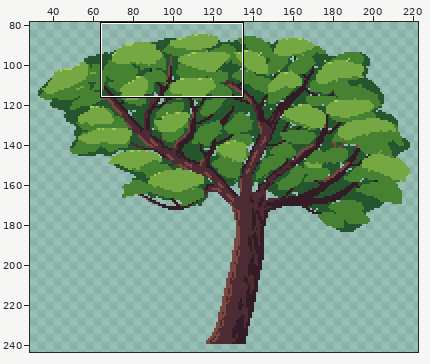
Pixel-art file: assets/tiles/arvore_pequena.ase. Above, an overview of the earlier version with the close-up marked.
Close-up. Earlier state:
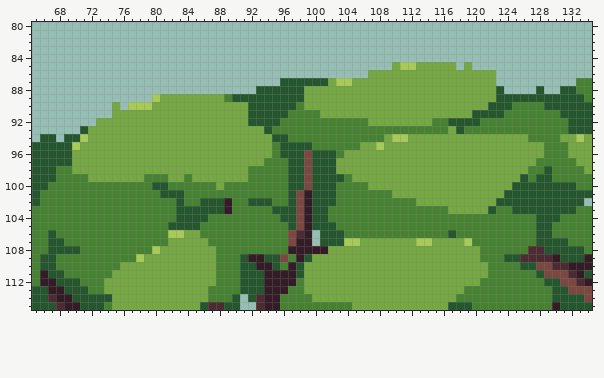
256x256 pixels, 1 frame. Shown: x 65..134, y 80..115. The wide view leaves out empty margins.
The same view after the edit:
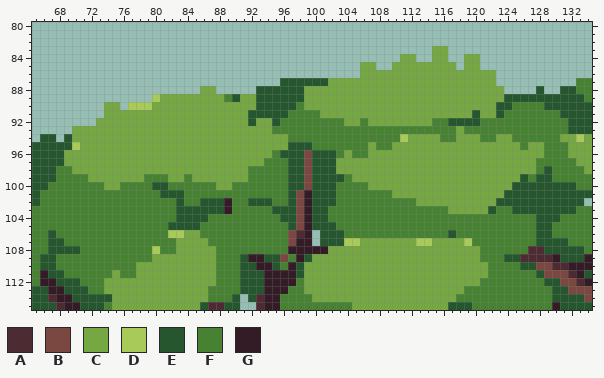
Palette (. is transparent): A #4d2b32  B #7a4841  C #75a743  D #a8ca58  E #25562e  F #468232  G #341c27
Difference:
layer "detalhes_superior" added
--- layer "detalhes_superior"
@@ x 65..134 @@
  82 ......................................................................
- 83 ......................................................................
- 84 ......................................................................
- 85 .............................................CDDCCCCC.C...............
- 86 ..........................................CCCCCCCCCCCCCCCC............
- 87 ...............................EEEEEECDDCCCCCCCCCCCCCCCCCC..........FF
- 88 ............................EEEEEECCCCCCCCCCCCCCCCCCCCCCCCE....E..EEFF
- 89 ...............DCCCCCCCCFEEEEEEEEECCCCCCCCCCCCCCCCCCCCCCCCEEEEEEEEEEEF
- 90 ..........C.DDDCCCCCCCCCCCCEEEEEEFCCCCCCCCCCCCCCCCCCCCCCCEEEFFFFEEEEEE
- 91 ..........CCCCCCCCCCCCCCCCCEEEEEFFFFCCCCCCCCCCCCCCCCCCCEEEEFFFFFFFEEEE
- 92 ........CCCCCCCCCCCCCCCCCCCEEEEFFFFFFFFFFFCCCCCCCCFFEEEEFFFFFFFFFFFEEE
- 93 ......ECCCCCCCCCCCCCCCCCCCCCCEFFFFFFFFFFFFFFFFFFFFFFCEFFFFFFFFFFFFFEEE
- 94 .EE.EEDCCCCCCCCCCCCCCCCCCCCCCCEEFFFFFFFFFFFFCDDCCCCCCCCCCCCCCCFFFFCCDC
- 95 EEEEEDCCCCCCCCCCCCCCCCCCCCCCCCFEEEEFFFFFFCCDCCCCCCCCCCCCCCCCCCCCFFFCCC
- 96 EEEEECCCCCCCCCCCCCCCCCCCCCCCCCFEEEBEEEFCCCCCCCCCCCCCCCCCCCCCCCCCFFFCCC
- 97 EEEEECCCCCCCCCCCCCCCCCCCCCCCCFFFEEBEEECCCCCCCCCCCCCCCCCCCCCCCCCFFFFFCC
- 98 EEEFFCCCCCCCCCCCCCCCCCCCCCCFFFFFEEBEEECCCCCCCCCCCCCCCCCCCCCCCCFFEFFFFC
+ 83 ..................................................CC..................
+ 84 ..............................................CC..CC..CC..............
+ 85 .........................................CC..CCCCCCCC.CC..............
+ 86 .........................................CCCCCCCCCCCCCCCCC............
+ 87 ...............................EEEEEECCCCCCCCCCCCCCCCCCCCC..........FF
+ 88 .....................CC.....EEEEEECCCCCCCCCCCCCCCCCCCCCCCCC....E..EEFF
+ 89 ...............DCCCCCCCCFECCEEEEEECCCCCCCCCCCCCCCCCCCCCCCCCEEEEEEEEEEF
+ 90 .........CC.DDDCCCCCCCCCCCCCEEEEEFCCCCCCCCCCCCCCCCCCCCCCCCEEFFFFEEEEEE
+ 91 .........CCCCCCCCCCCCCCCCCCEEEEEFFFFCCCCCCCCCCCCCCCCCCCECCEFFFFFFFEEEE
+ 92 ........CCCCCCCCCCCCCCCCCCCECCEFFFFFFFFCCFCCCCCCCCFFEEEEFFFFFFFFFFFEEE
+ 93 .....CCCCCCCCCCCCCCCCCCCCCCCCCFFFFFFFFFFFFFFFFFFFFFFFCFFFFFFFFFFFFFEEE
+ 94 .EE.ECCCCCCCCCCCCCCCCCCCCCCCCCCCFFFFFFFFFFFFFFDCCCCFFCCCFFCCFFFFFFCCDC
+ 95 EEEEEDCCCCCCCCCCCCCCCCCCCCCCCCCCEEEFFFFFFFCFFCCCCCCCCCCCCCCCCFCCFFFCCC
+ 96 EEEECCCCCCCCCCCCCCCCCCCCCCCCCCFEEEBEEEFCFFCCCCCCCCCCCCCCCCCCCCCCFFFCCC
+ 97 EEEECCCCCCCCCCCCCCCCCCCCCCCCCFFFEEBEEECCCCCCCCCCCCCCCCCCCCCCCCCFFFFFCC
+ 98 EEEFFCCCCCCCCCCCCCCCCCCCCCCFFFFFEEBEEECCCCCCCCCCCCCCCCCCCCCCCCCFEFFFFC
  99 EEEFFFFCCCCCCCFFFCCFCCCCCCCFFFFFEEBEEEEFCCCCCCCCCCCCCCCCCCCCCEFEEFFFFF
-100 EEFFFFFFFFFFFFFEEFFFFFFCFFFFFFFFEEBEEEFFFFCCCCCCCCCCCCCCCCCCEEEEEEEEFF
+100 EEFFFFFFFCCFFFFEEFFFFFFCCFFFFFFFEEBEEEFFFFCCCCCCCCCCCCCCCCCCEEEEEEEEFF
 101 EFFFFFFFFFFFFFFFEEEFFFFFFFFFFFFFEBGEEEFFFFFFFCCCCCCCCCCCCCCEEEEEEEEEEE
@@ x 74..84 @@
 106 FFFFFFFFDDC
-107 FFFFFFFFCCC
-108 FFFFFFDCCCC
-109 FFFFDCCCCCC
-110 FFCCCCCCCCC
-111 FCCCCCCCCCC
+107 FFFFFFFFFCC
+108 FFFFFFDFFCC
+109 FFFFFFCCCCC
+110 FFFFCCCCCCC
+111 FCFFCCCCCCC
 112 CCCCCCCCCCC
